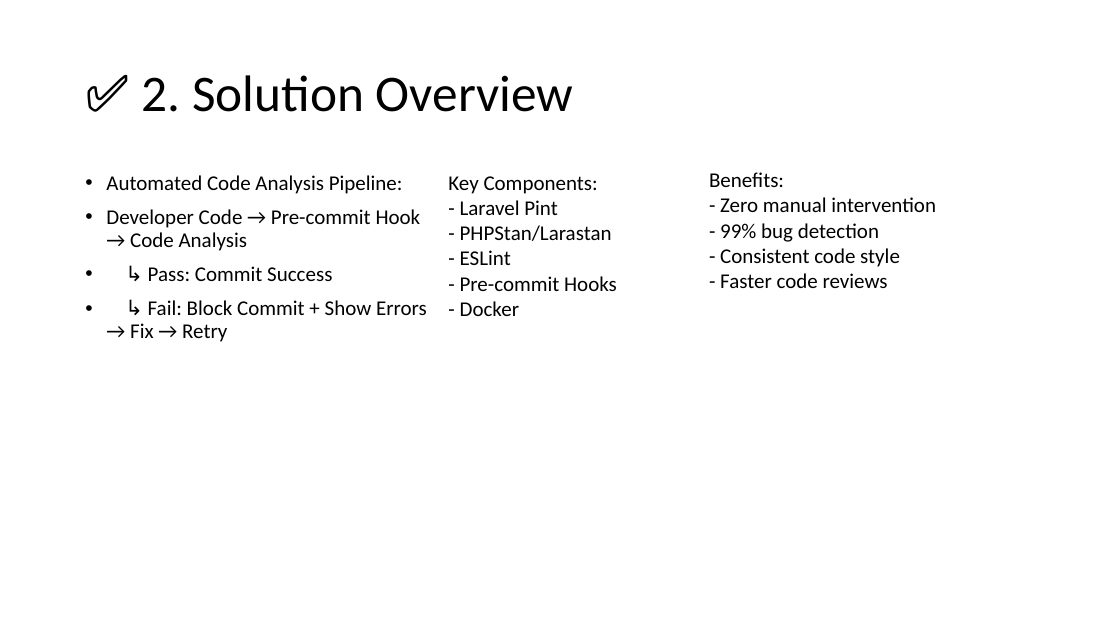
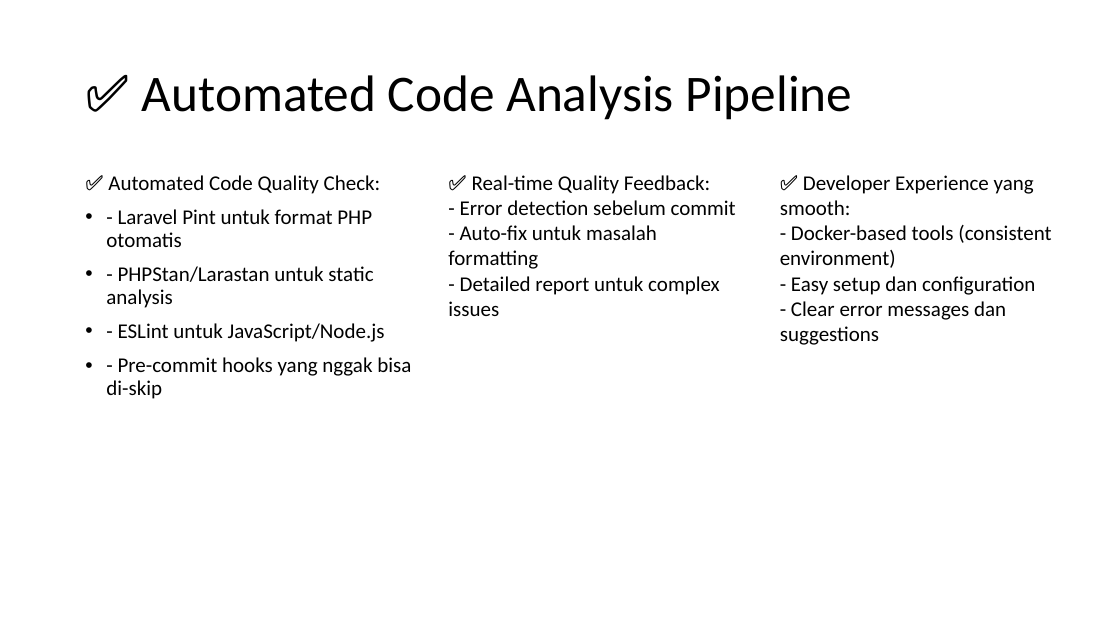
Before and after one commit to njulioiyoo/code-analysis-laravel-nodejs, a slide deck: slide 4 of slides/JNO - Sharing Session Code Analysis.pptx. Drawn at 1120x630 pixels with LibreOffice and Linux fonts; fonts in the diff are those of the drawing; background and template pictures are left out. Boxes give left, top, right and bottom in pixels: in the first picture for what was removed or moved away, otherwise in the second. Text is boxed around its words. In the diff, an @@ line names an element or a change of style, - is before the commit and + after.

```diff
--- a/slides/JNO - Sharing Session Code Analysis.pptx
+++ b/slides/JNO - Sharing Session Code Analysis.pptx
@@ title at (142, 75, 853, 120): text changed @@
-✅ 2. Solution Overview
+✅ Automated Code Analysis Pipeline
@@ text at (106, 175, 411, 399): text changed @@
-• Automated Code Analysis Pipeline:
-• Developer Code → Pre-commit Hook → Code Analysis
-• ↳ Pass: Commit Success
-• ↳ Fail: Block Commit + Show Errors → Fix → Retry
+✅ Automated Code Quality Check:
+• - Laravel Pint untuk format PHP otomatis
+• - PHPStan/Larastan untuk static analysis
+• - ESLint untuk JavaScript/Node.js
+• - Pre-commit hooks yang nggak bisa di-skip
@@ text at (448, 175, 736, 316): text changed @@
-Key Components:
-- Laravel Pint
-- PHPStan/Larastan
-- ESLint
-- Pre-commit Hooks
-- Docker
+✅ Real-time Quality Feedback:
+- Error detection sebelum commit
+- Auto-fix untuk masalah formatting
+- Detailed report untuk complex issues
@@ text at (780, 175, 1051, 345): text changed @@
-Benefits:
-- Zero manual intervention
-- 99% bug detection
-- Consistent code style
-- Faster code reviews
+✅ Developer Experience yang smooth:
+- Docker-based tools (consistent environment)
+- Easy setup dan configuration
+- Clear error messages dan suggestions
```
Also in this commit, not shown: 3 other slides changed, 2 slides added, 2 slides removed, 16 other files.
